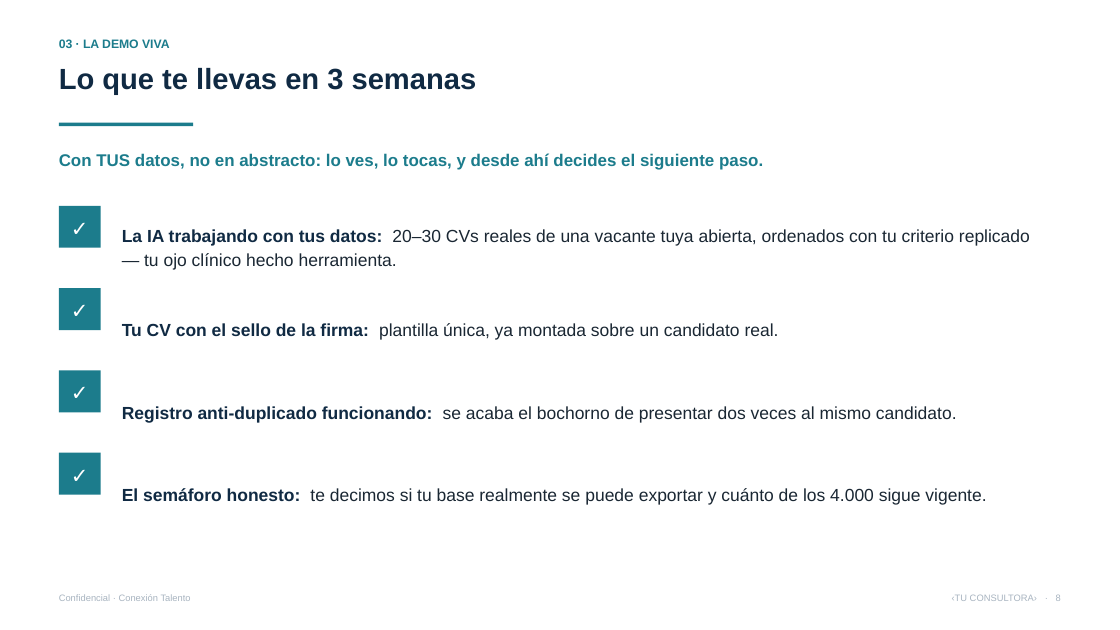
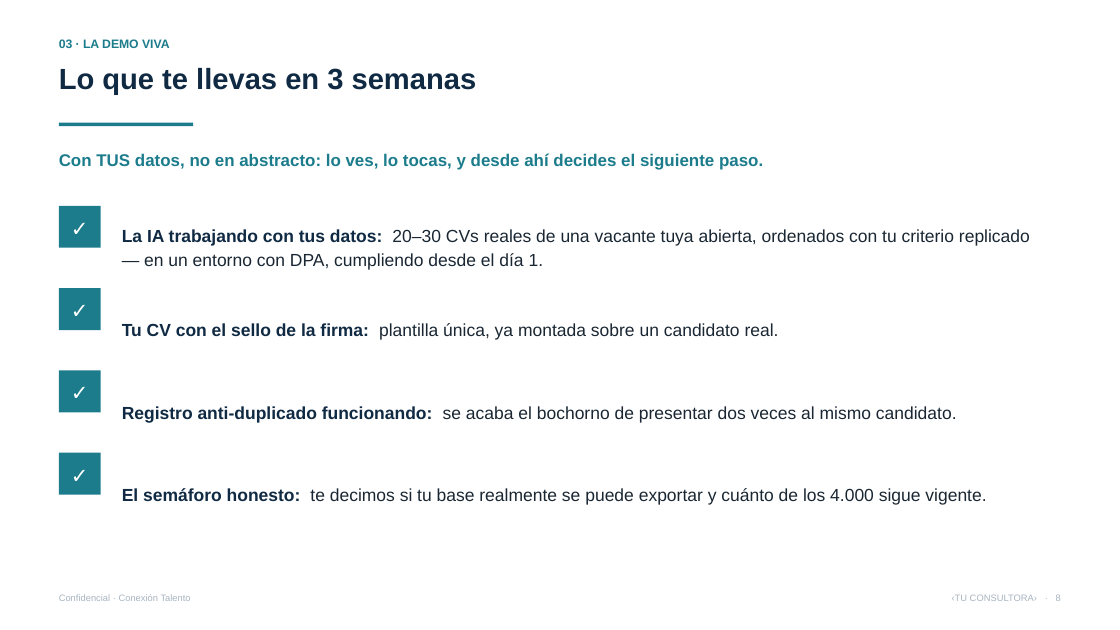
Before and after one commit to vverlaine/conexion-talento-ia, a slide deck: slide 8 of 04-propuesta/Presentacion-Conexion-Talento.pptx. Drawn at 1120x630 pixels with LibreOffice and Linux fonts; fonts in the diff are those of the drawing. Boxes give left, top, right and bottom in pixels: in the first picture for what was removed or moved away, otherwise in the second. Text is boxed around its words. In the diff, an @@ line names an element or a change of style, - is before the commit and + after.

```diff
--- a/04-propuesta/Presentacion-Conexion-Talento.pptx
+++ b/04-propuesta/Presentacion-Conexion-Talento.pptx
@@ text at [122, 229, 1030, 270]: text changed @@
-La IA trabajando con tus datos: 20–30 CVs reales de una vacante tuya abierta, ordenados con tu criterio replicado — tu ojo clínico hecho herramienta.
+La IA trabajando con tus datos: 20–30 CVs reales de una vacante tuya abierta, ordenados con tu criterio replicado — en un entorno con DPA, cumpliendo desde el día 1.
```
Also in this commit, not shown: 3 other slides changed, 5 other files.
